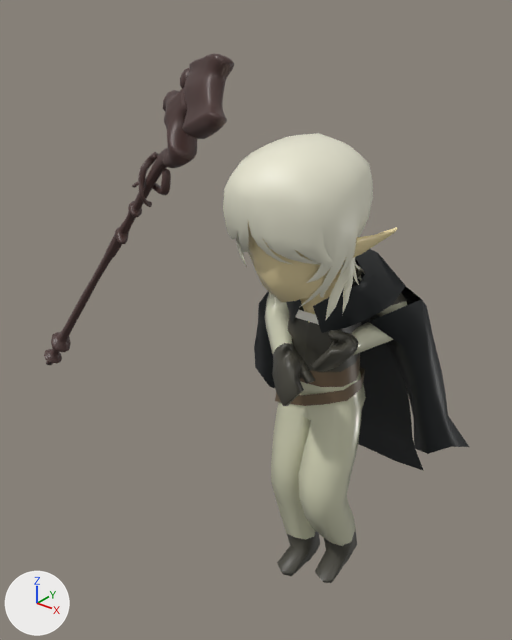
A saved change to the glTF model art_assets/characters/Rene/rene.glb.
Before and after are seen from a 50 mm lens placed at (0.0222, -0.0332, 0.0411), pointed at (-0.0066, 0.0027, 0.0188). Lighting does not change. The marker at lower left points along +X, +Y and +Z. Vertices at the same position are counted once.

The older version as bpy lines, for what is in view:
```python
ob_model_body = bpy.data.objects.new('model:body', me_model_body)
ob_model_body.location = (0.0, 0.0, 0.0)
ob_model_coat = bpy.data.objects.new('model:coat', me_model_coat)
ob_model_coat.location = (0.0, 0.0, 0.0)
ob_model_hair = bpy.data.objects.new('model:hair', me_model_hair)
ob_model_hair.location = (0.0, 0.0, 0.0)
ob_model_staff = bpy.data.objects.new('model:staff', me_model_staff)
ob_model_staff.location = (0.0, 0.0, 0.0)
```
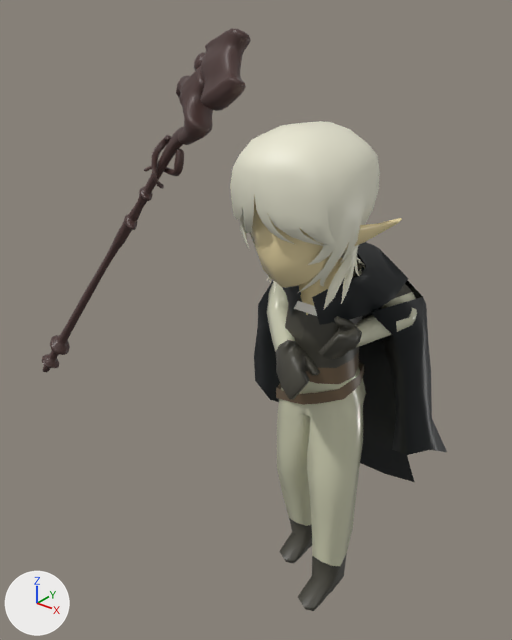
Patch to the scene script:
```diff
--- a/art_assets/characters/Rene/rene.glb.py
+++ b/art_assets/characters/Rene/rene.glb.py
@@ me_model_body @@
 # used by ob_model_body
-me_model_body.from_pydata(...)  # 652 vertices, 1212 faces; spans x -0.0055..0.0047, y -0.0044..0.0053, z 0.0001..0.0328
+me_model_body.from_pydata(...)  # 652 vertices, 1212 faces; spans x -0.0056..0.005, y -0.0037..0.0055, z 0.0..0.0333
+# me_model_body part 1: 652 of 652 vertices moved; they spanned x -0.0055..0.0047, y -0.0044..0.0053, z 0.0001..0.0328 and now span x -0.0056..0.005, y -0.0037..0.0055, z 0.0..0.0333; mean shift (-0.0001, 0.0004, 0.0002); largest move (0.001, 0.0015, 0.0018) -> (0.0012, -0.0022, 0.0008)
 me_model_body.materials.append(mat_model_renefbxasc032skinfbxasc046001)
@@ me_model_coat @@
 # used by ob_model_coat
-me_model_coat.from_pydata(...)  # 200 vertices, 326 faces; spans x -0.0092..0.0085, y 0.0001..0.0097, z 0.0064..0.0259
+me_model_coat.from_pydata(...)  # 200 vertices, 326 faces; spans x -0.0082..0.0074, y 0.0001..0.0079, z 0.0061..0.0261
+# me_model_coat part 2: 200 of 200 vertices moved; they spanned x -0.0092..0.0085, y 0.0001..0.0097, z 0.0064..0.0259 and now span x -0.0082..0.0074, y 0.0001..0.0079, z 0.0061..0.0261; mean shift (0.0, -0.0004, 0.0001); largest move (-0.0052, 0.0076, 0.0104) -> (-0.004, 0.0062, 0.0103)
 me_model_coat.materials.append(mat_model_cloak)
@@ me_model_hair @@
 me_model_hair.from_pydata(...)  # 511 vertices, 808 faces; spans x -0.00422..0.0035, y -0.00544..0.00378, z 0.02247..0.03316
 # used by ob_model_hair
+# me_model_hair part 3: the whole mesh is multiplied about its middle by the matrix ((1.0, 0.021, 0.006), (-0.022, 0.994, 0.11), (-0.003, -0.11, 0.994)), then moved by (-0.00012, 0.0006, 0.00066)
 me_model_hair.materials.append(mat_model_renefbxasc032hairfbxasc046001)
@@ me_model_staff @@
 me_model_staff.from_pydata(...)  # 3562 vertices, 7108 faces; spans x -0.0239..-0.0033, y -0.0046..0.0, z 0.0118..0.0373
 # used by ob_model_staff
+# me_model_staff part 4: the whole mesh is multiplied about its middle by the matrix ((0.995, -0.057, -0.08), (0.066, 0.992, 0.112), (0.072, -0.117, 0.991)), then moved by (-0.0003, 0.0011, 0.0005)
 me_model_staff.materials.append(mat_model_material)
```

Pixel boxes (x1, y1, x2, y2) of what changed, in the pictures (512 x 640 px):
'model:body', reshaped (15% taller): before (248, 222, 407, 583); after (251, 194, 417, 611)
'model:hair', reshaped: before (223, 133, 373, 320); after (230, 121, 380, 309)
'model:coat', reshaped (10% narrower, 8% taller): before (254, 249, 469, 471); after (254, 242, 447, 482)
'model:staff', reshaped (10% wider, 11% taller): before (44, 54, 234, 365); after (42, 28, 251, 372)
